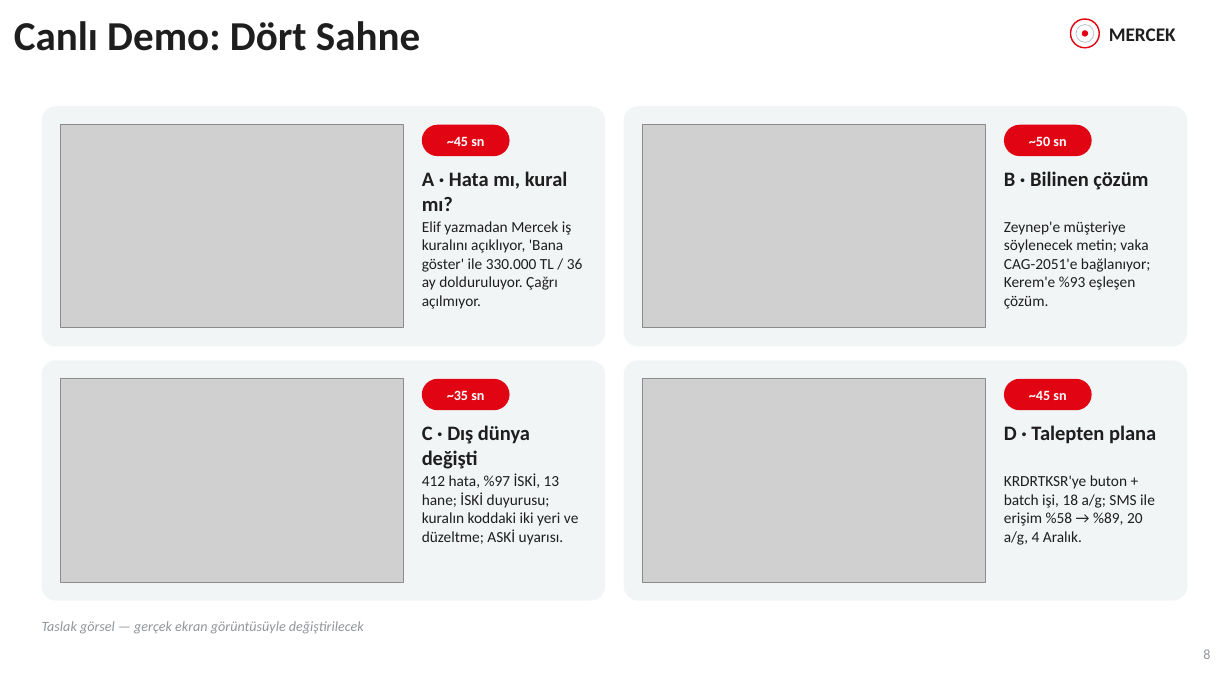
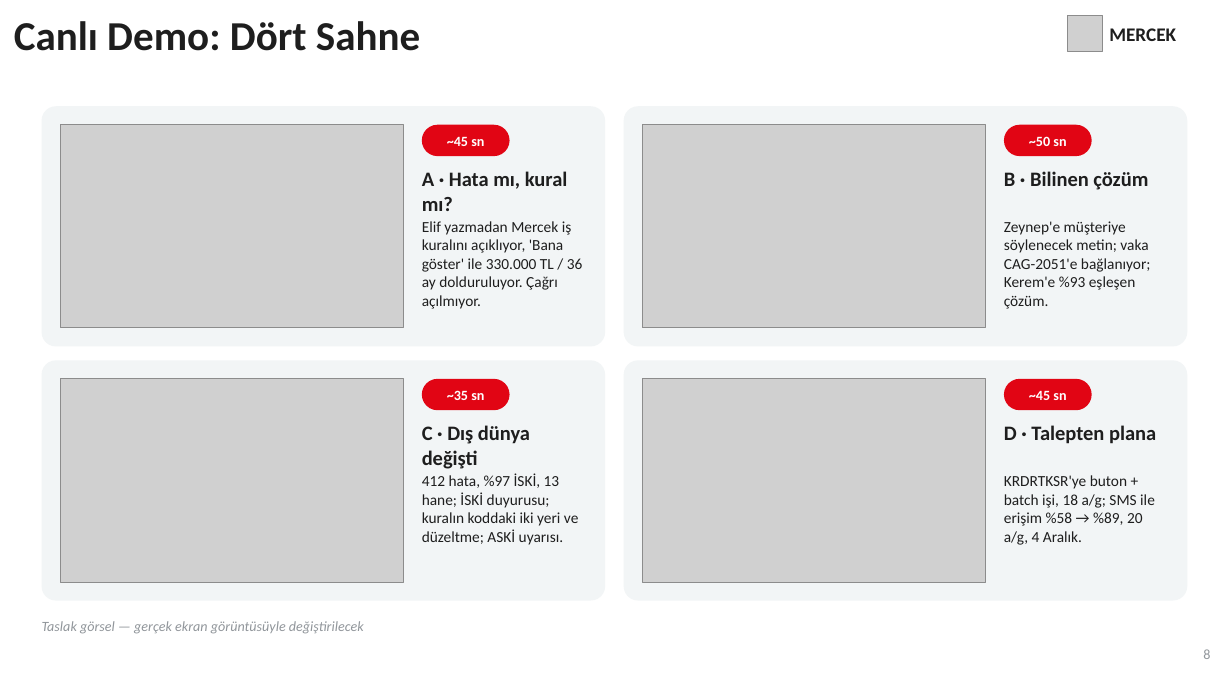
Before and after one commit to SeyhanAmasyalii/ZTHackathonStudy, a slide deck: slide 8 of presentation/Mercek_AI_Overflow_Sunum.pptx. Drawn at 1232x693 pixels with LibreOffice and Linux fonts; fonts in the diff are those of the drawing; grey boxes stand for pictures; background and template pictures are left out. Boxes give left, top, right and bottom in pixels: in the first picture for what was removed or moved away, otherwise in the second. Text is boxed around its words. In the diff, an @@ line names an element or a change of style, - is before the commit and + after.

```diff
--- a/presentation/Mercek_AI_Overflow_Sunum.pptx
+++ b/presentation/Mercek_AI_Overflow_Sunum.pptx
@@ picture added at (1067, 16, 1103, 51) @@
@@ ellipse removed at (1071, 19, 1100, 48) @@
@@ ellipse removed at (1077, 25, 1094, 43) @@
@@ ellipse removed at (1082, 30, 1089, 37) @@
```
Also in this commit, not shown: 10 other slides changed, 6 other files.
